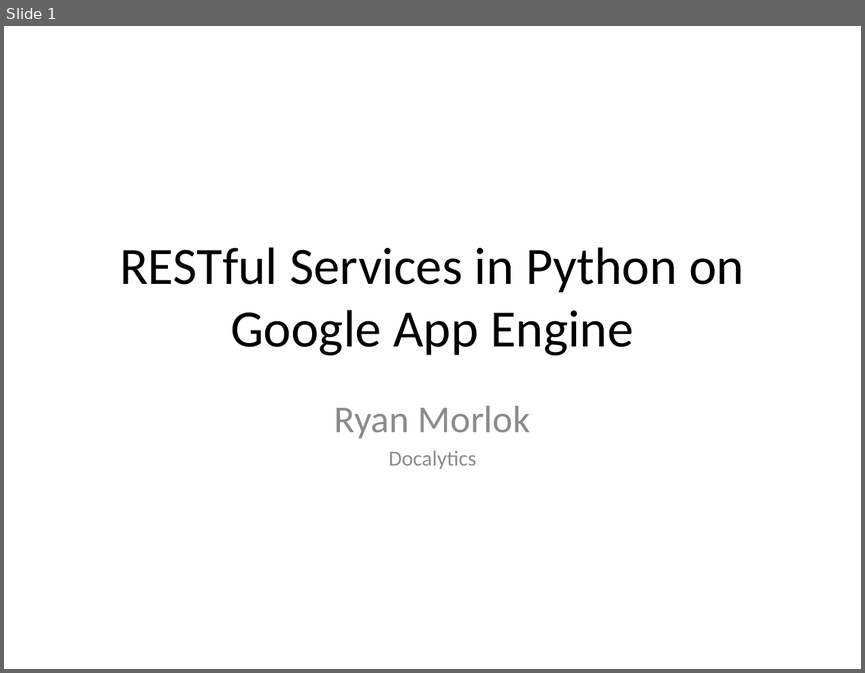
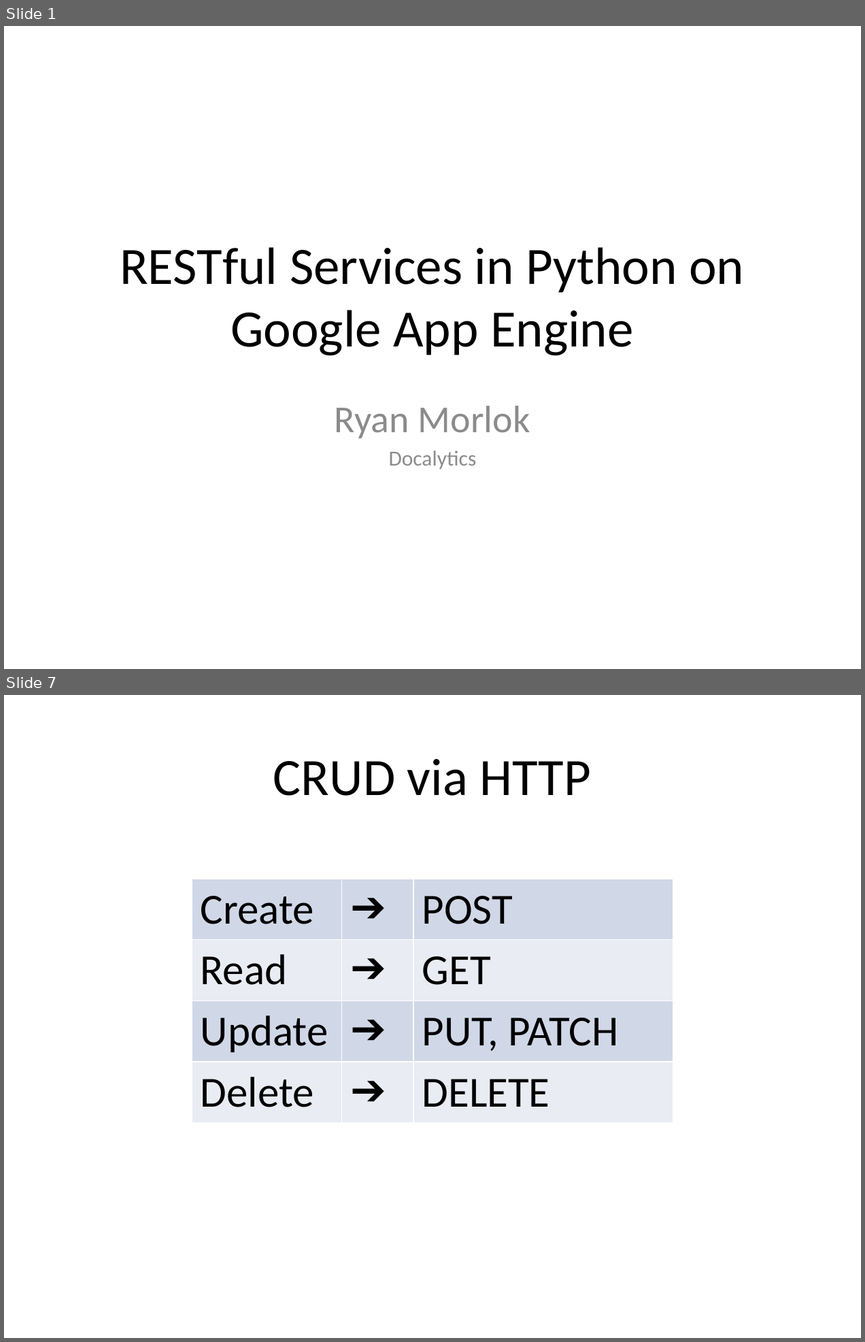
Before and after one commit to rmorlok/RESTfulServicesInPythonPresentation, a slide deck: RESTfulAppEngine.pptx. Shown one above the other, each under a label of ours: slide 1 before the commit, slides 1 and 7 after it; the slides between them are not shown. The pictures are 865x673 and 865x1342 pixels, drawn with LibreOffice and Linux fonts; fonts in the diff are those of the drawing. Boxes give left, top, right and bottom in pixels: in the first picture for what was removed or moved away, otherwise in the second. Text is boxed around its words. In the diff, an @@ line names an element or a change of style, - is before the commit and + after.

```diff
--- a/RESTfulAppEngine.pptx
+++ b/RESTfulAppEngine.pptx
@@ slide 7 added at <box>4,695,861,1338</box>, background #FFFFFF @@
@@ title added at <box>273,759,591,796</box>, 44 pt, text #000000 @@
+CRUD via HTTP
@@ table added at <box>192,879,673,1118</box>, 4 rows, 3 columns @@
+Create | ➔ | POST
+Read | ➔ | GET
+Update | ➔ | PUT, PATCH
+Delete | ➔ | DELETE
```
Also in this commit, not shown: 10 slides changed, 24 other slides added, 7 other files.
